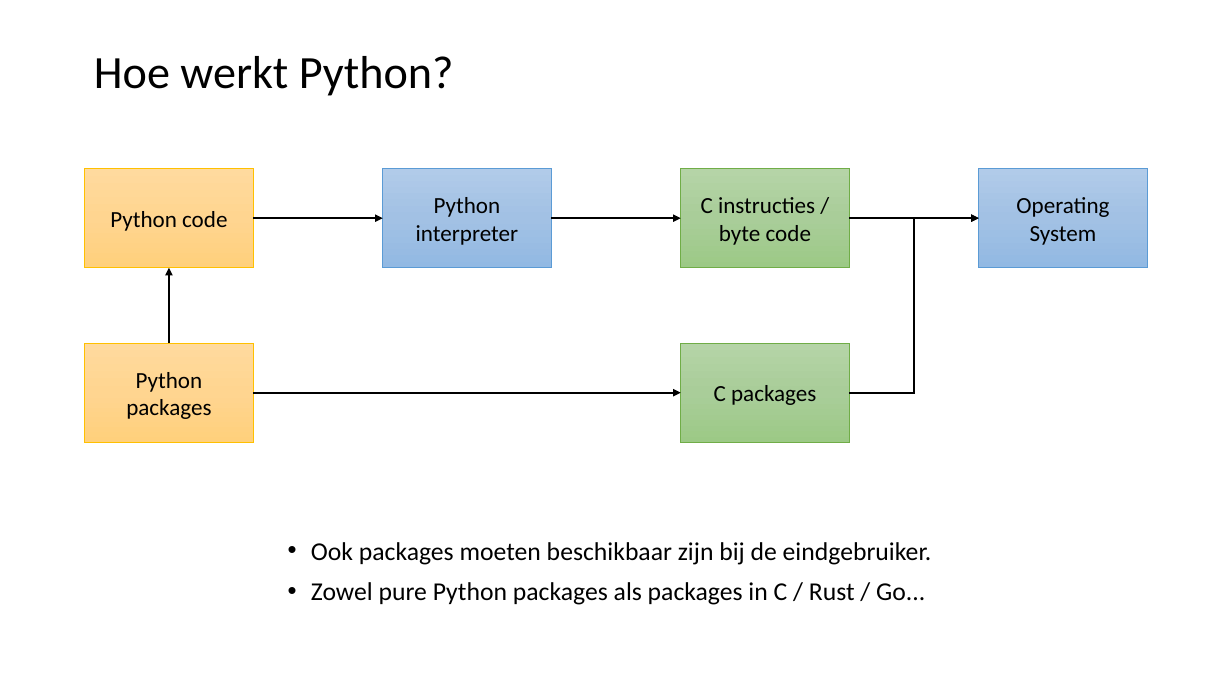
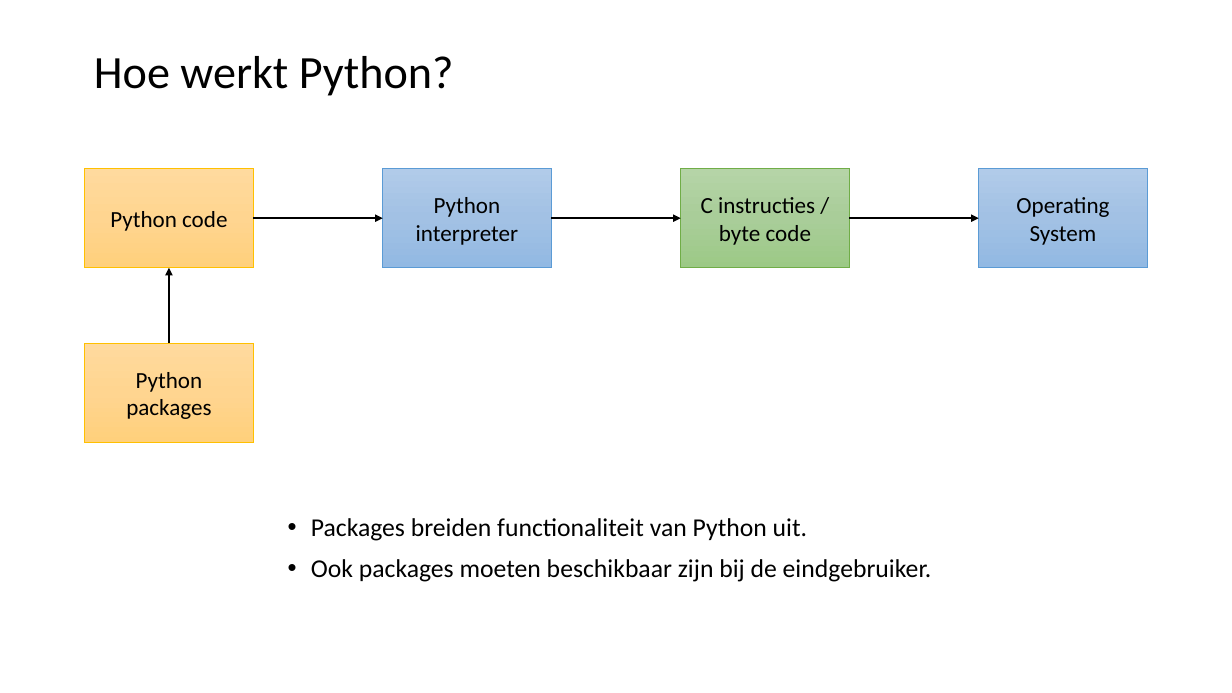
Before and after one commit to LFKoning/knowledge-sharing, a slide deck: slide 7 of python_trainees/1_basics_classes/python_traineeship_1.pptx. Drawn at 1232x693 pixels with LibreOffice and Linux fonts; fonts in the diff are those of the drawing. Boxes give left, top, right and bottom in pixels: in the first picture for what was removed or moved away, otherwise in the second. Text is boxed around its words. In the diff, an @@ line names an element or a change of style, - is before the commit and + after.

Commit message:
Finalize part 1 python trainees

```diff
--- a/python_trainees/1_basics_classes/python_traineeship_1.pptx
+++ b/python_trainees/1_basics_classes/python_traineeship_1.pptx
@@ elbow arrow removed from (849, 393) to (979, 218) @@
@@ rectangle removed at (x1=681, y1=343, x2=849, y2=442) @@
-C packages
@@ arrow removed from (253, 393) to (681, 393) @@
@@ text "Packages breiden functionaliteit van Python ..." moved from (x1=311, y1=542, x2=932, y2=605) to (x1=311, y1=518, x2=932, y2=582) @@
@@ text at (x1=311, y1=518, x2=807, y2=541): paragraph added @@
+• Packages breiden functionaliteit van Python uit.
@@ text at (x1=311, y1=582, x2=925, y2=605): paragraph removed @@
-• Zowel pure Python packages als packages in C / Rust / Go...
```
Also in this commit, not shown: 11 other slides changed, 1 slide added, 10 other files.
